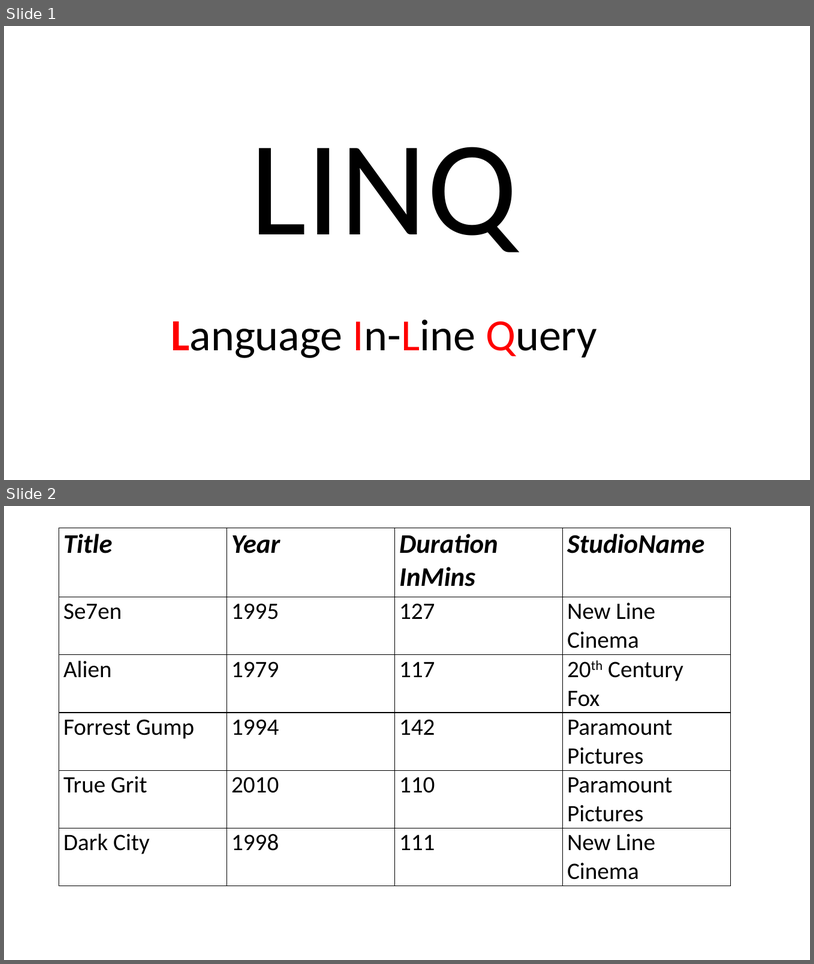
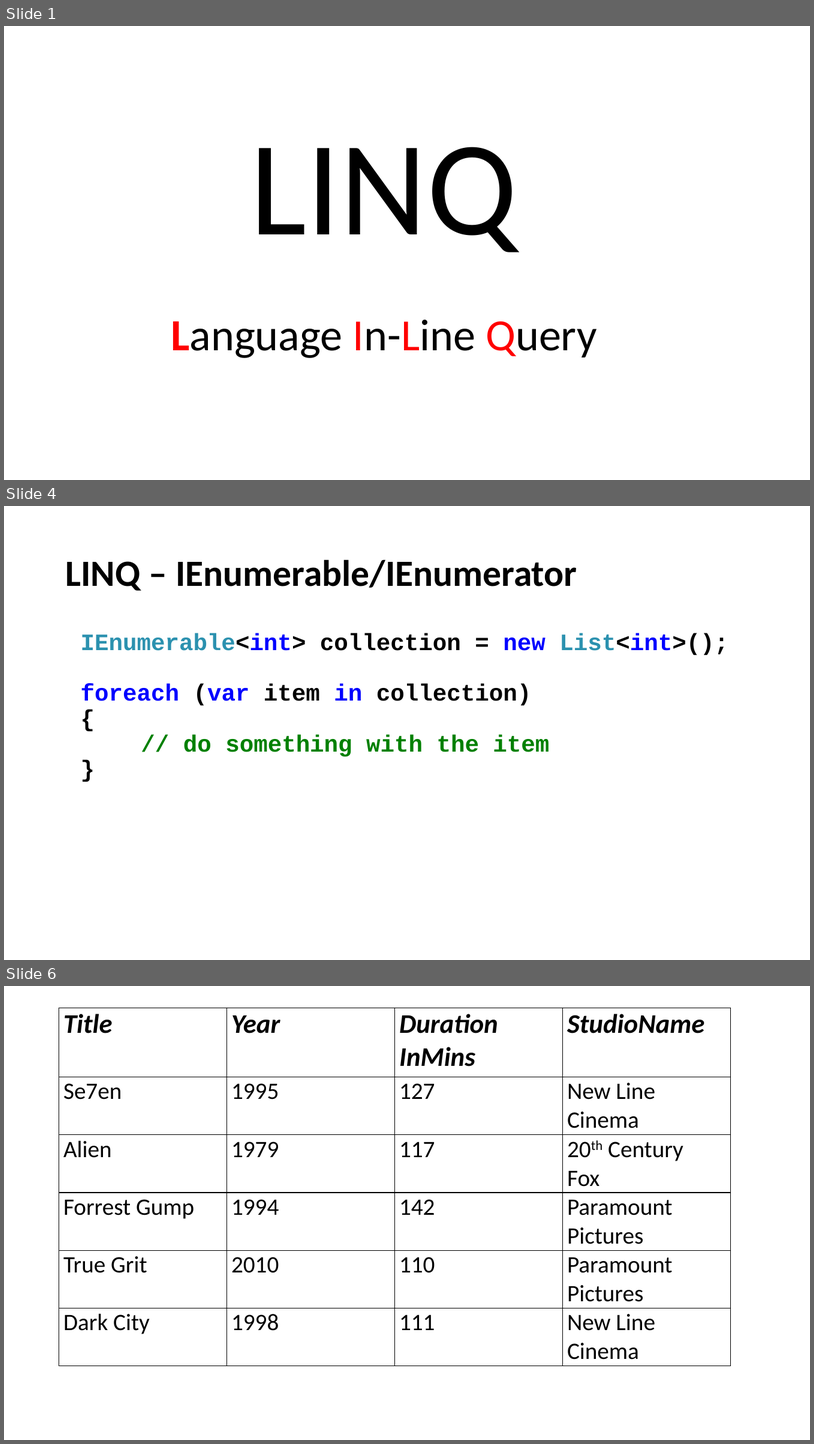
Before and after one commit to perl-easj/OOProg, a slide deck: Chap/Prog03/Presentations/LINQ.pptx. Shown one above the other, each under a label of ours: slides 1 and 2 before the commit, slides 1, 4 and 6 after it; the slides between them are not shown. The pictures are 814x964 and 814x1444 pixels, drawn with LibreOffice and Linux fonts; fonts in the diff are those of the drawing. Boxes give left, top, right and bottom in pixels: in the first picture for what was removed or moved away, otherwise in the second. Text is boxed around its words. In the diff, an @@ line names an element or a change of style, - is before the commit and + after.

Commit message:
Minor updates to LINQ material
Also minor updates to CarRetailDemo

```diff
--- a/Chap/Prog03/Presentations/LINQ.pptx
+++ b/Chap/Prog03/Presentations/LINQ.pptx
@@ slide 4 added at bbox=[4, 506, 810, 960], background #FFFFFF @@
@@ title added at bbox=[65, 559, 577, 591], 44 pt, text #000000, bold @@
+LINQ – IEnumerable/IEnumerator
@@ text added at bbox=[81, 633, 729, 757], 28 pt, text #000000, bold @@
+IEnumerable<int> collection = new List<int>();
+foreach (var item in collection)
+{
+// do something with the item
+}
@@ what was slide 2 is now slide 6 @@
```
Also in this commit, not shown: 13 slides changed, 4 other slides added, 7 other files.
